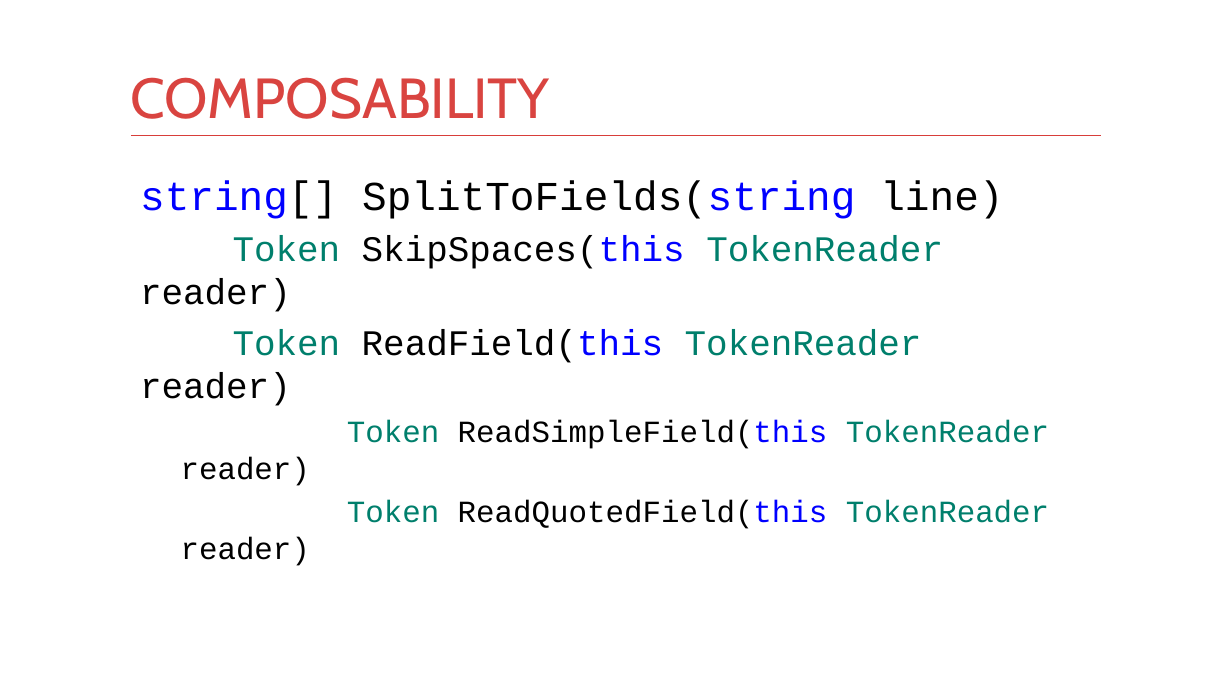
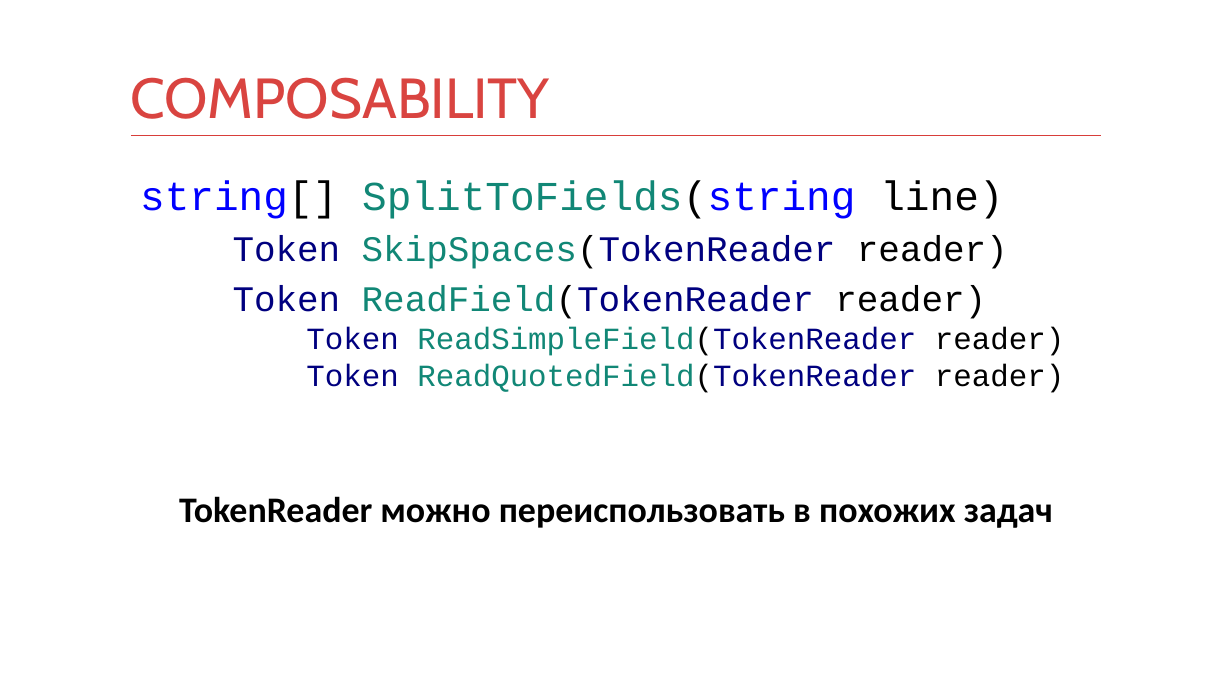
Before and after one commit to kontur-courses/clean-code, a slide deck: slide 20 of clean-code.pptx (slide 21 before the commit). Drawn at 1232x693 pixels with LibreOffice and Linux fonts; fonts in the diff are those of the drawing. Boxes give left, top, right and bottom in pixels: in the first picture for what was removed or moved away, otherwise in the second. Text is boxed around its words. In the diff, an @@ line names an element or a change of style, - is before the commit and + after.

```diff
--- a/clean-code.pptx
+++ b/clean-code.pptx
@@ text at box(140, 180, 1003, 219): text colour #000000 to #118776 in "SplitToFields(string" @@
@@ text at box(179, 236, 1064, 528): text changed; size 24 to 28 pt @@
-Token SkipSpaces(this TokenReader reader)
-Token ReadField(this TokenReader reader)
-  Token ReadSimpleField(this TokenReader reader)
-  Token ReadQuotedField(this TokenReader reader)
+Token SkipSpaces(TokenReader reader)
+Token ReadField(TokenReader reader)
+Token ReadSimpleField(TokenReader reader)
+Token ReadQuotedField(TokenReader reader)
+TokenReader можно переиспользовать в похожих задач
```
Also in this commit, not shown: 15 other slides changed, 7 slides added, 3 slides removed, 7 other files.
